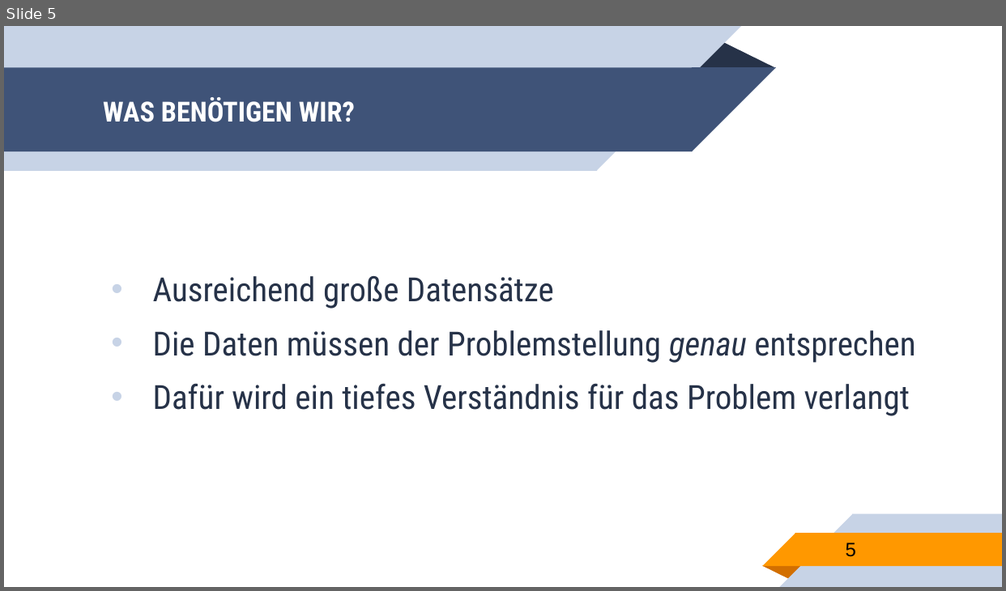
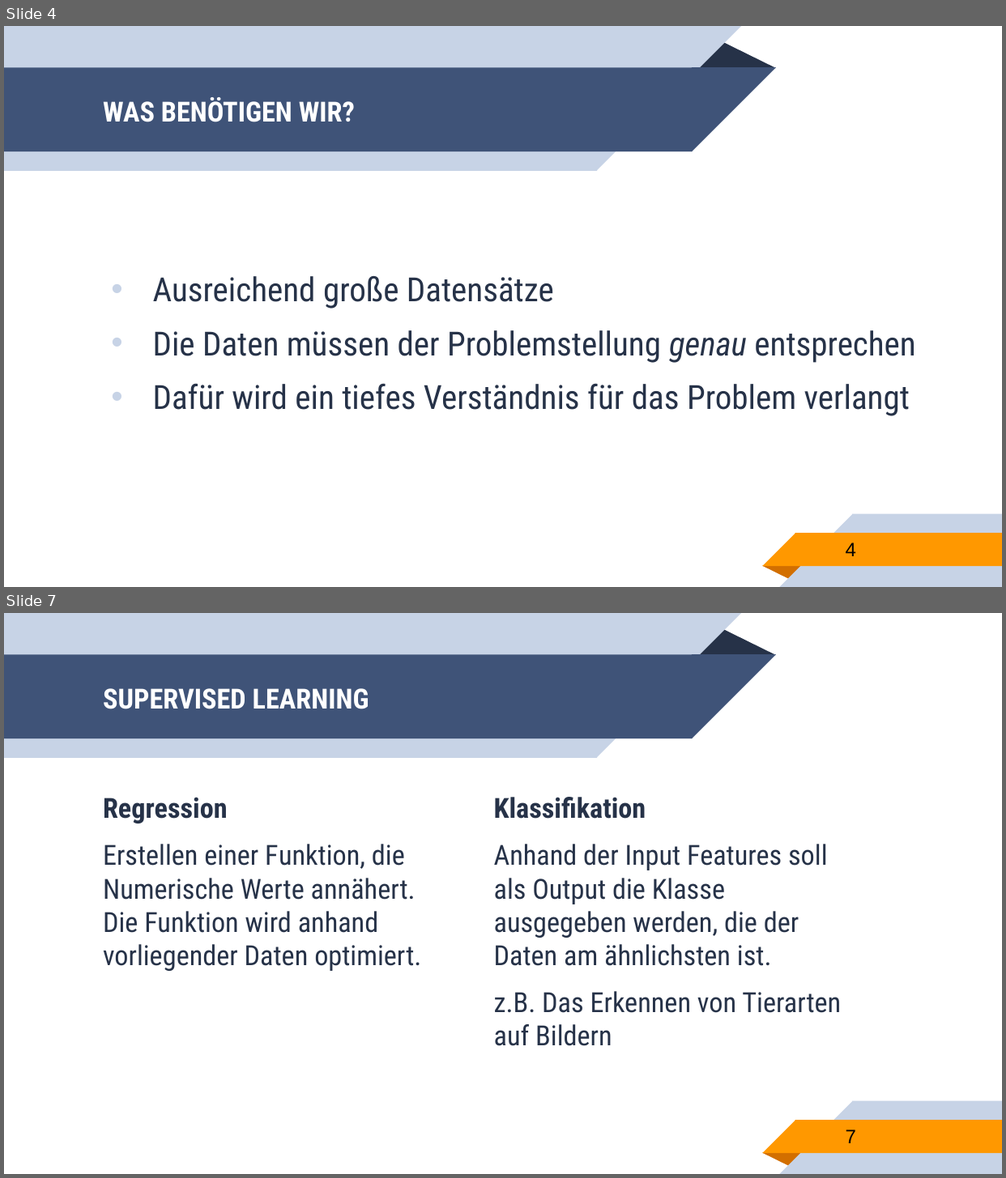
Before and after one commit to franneck94/UdemyML, a slide deck: lectures/MachineLearning.pptx. Shown one above the other, each under a label of ours: slide 5 before the commit, slides 4 and 7 after it; the slides between them are not shown. The pictures are 1006x591 and 1006x1178 pixels, drawn with LibreOffice and Linux fonts; fonts in the diff are those of the drawing. Boxes give left, top, right and bottom in pixels: in the first picture for what was removed or moved away, otherwise in the second. Text is boxed around its words. In the diff, an @@ line names an element or a change of style, - is before the commit and + after.

```diff
--- a/lectures/MachineLearning.pptx
+++ b/lectures/MachineLearning.pptx
@@ slide 7 added at (4,613,1002,1174), background #FFFFFF; not listed: 10 template elements that a slide beside it also shows @@
@@ title added at (103,688,369,709), 20 pt, text #FFFFFF, bold @@
+SUPERVISED LEARNING
@@ text added at (103,797,421,971), 20 pt, text #263248 @@
+Regression
+Erstellen einer Funktion, die Numerische Werte annähert.
+Die Funktion wird anhand vorliegender Daten optimiert.
@@ text added at (494,797,841,1046), 20 pt, text #263248 @@
+Klassifikation
+Anhand der Input Features soll als Output die Klasse ausgegeben werden, die der Daten am ähnlichsten ist.
+z.B. Das Erkennen von Tierarten auf Bildern
@@ page number added at (846,1130,856,1144), 14 pt, text #000000 @@
+7
@@ what was slide 5 is now slide 4 @@
@@ page number at (846,543,856,557): text changed @@
-5
+4
```
Also in this commit, not shown: 1 slide changed, 3 other slides added, 1 slide removed, 4 other files.
